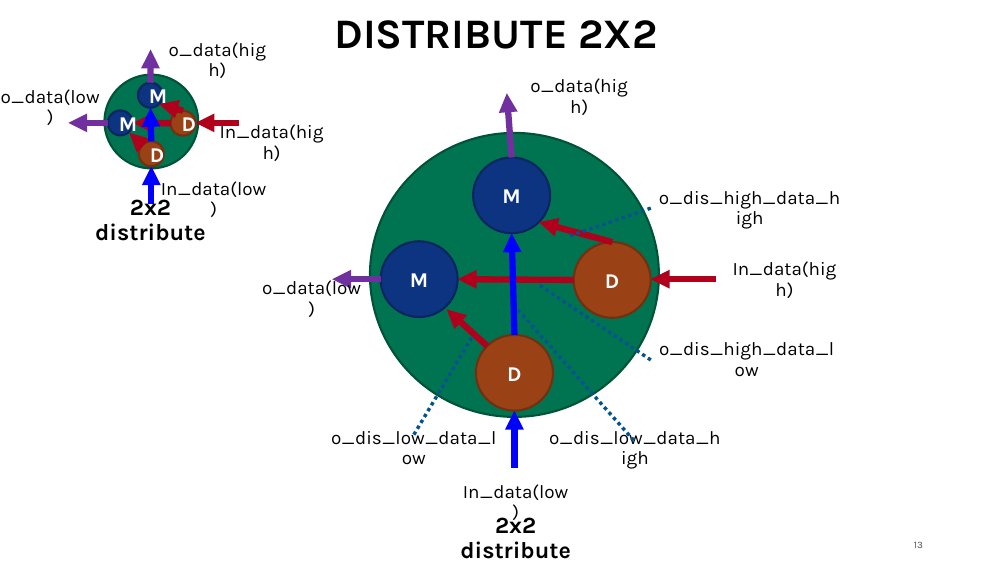
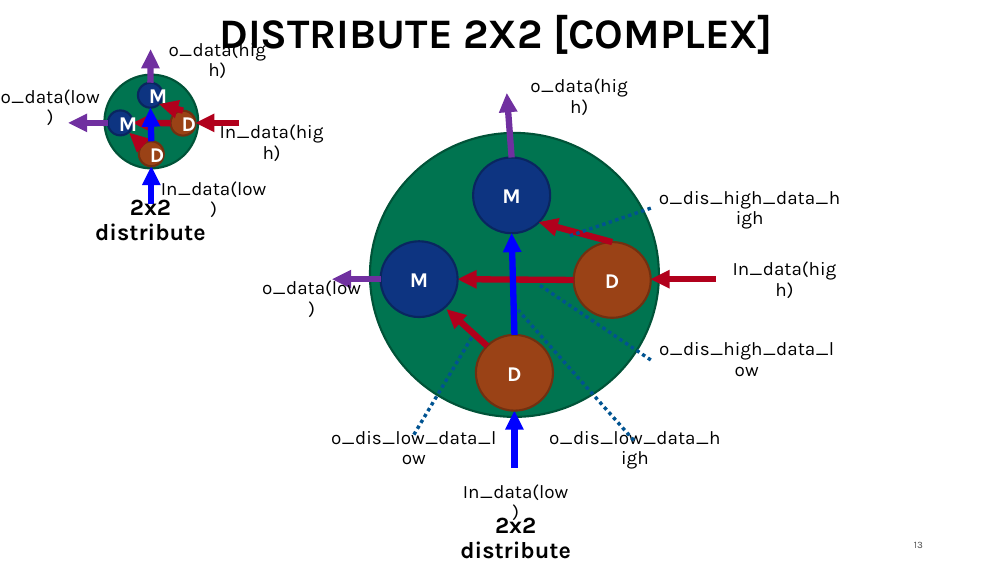
Before and after one commit to georgia-tech-synergy-lab/AcceleratorNoC, a slide deck: slide 13 of microswitch.pptx. Drawn at 1008x567 pixels with LibreOffice and Linux fonts; fonts in the diff are those of the drawing. Boxes give left, top, right and bottom in pixels: in the first picture for what was removed or moved away, otherwise in the second. Text is boxed around its words. In the diff, an @@ line names an element or a change of style, - is before the commit and + after.

```diff
--- a/microswitch.pptx
+++ b/microswitch.pptx
@@ title at (219, 14, 772, 59): text changed @@
-DISTRIBUTE 2X2
+DISTRIBUTE 2X2 [COMPLEX]
```
Also in this commit, not shown: 2 other slides changed, 3 slides added, 5 other files.
